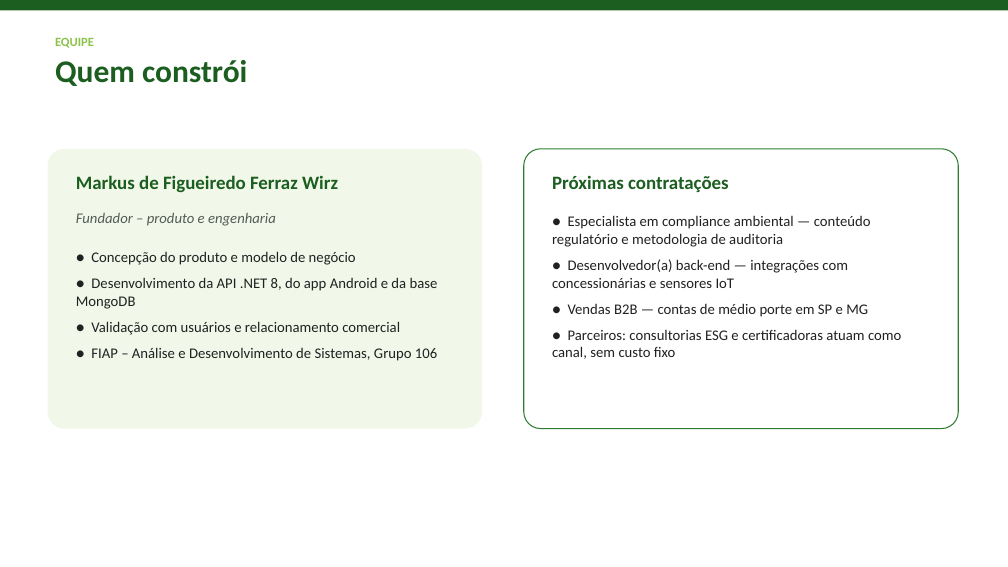
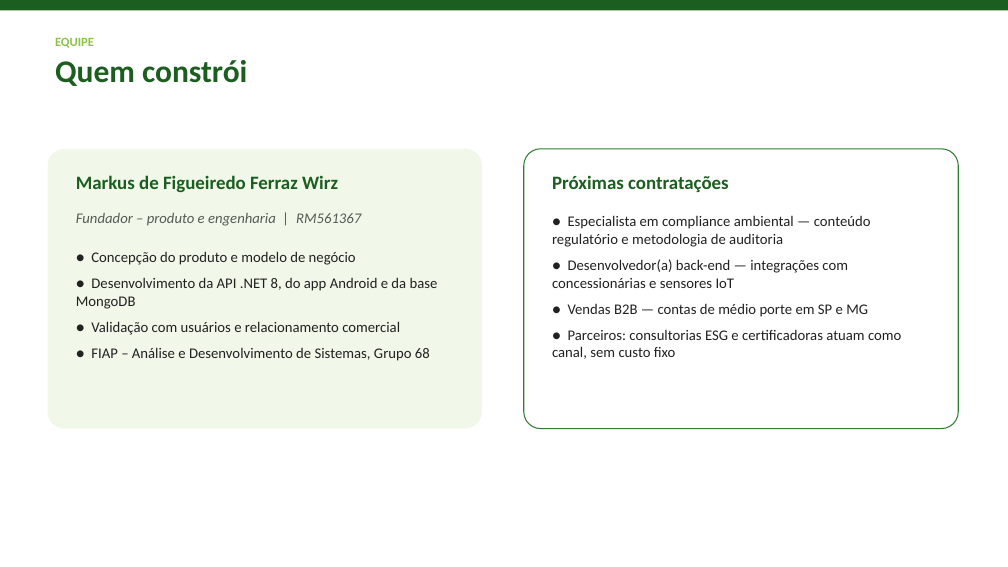
Before and after one commit to mde-figu/aspcore8, a slide deck: slide 12 of docs/EcoTracker_Pitch.pptx. Drawn at 1008x567 pixels with LibreOffice and Linux fonts; fonts in the diff are those of the drawing. Boxes give left, top, right and bottom in pixels: in the first picture for what was removed or moved away, otherwise in the second. Text is boxed around its words. In the diff, an @@ line names an element or a change of style, - is before the commit and + after.

Commit message:
docs: corrige grupo (68) e RM no pitch

```diff
--- a/docs/EcoTracker_Pitch.pptx
+++ b/docs/EcoTracker_Pitch.pptx
@@ text at <box>76,213,361,226</box>: text changed @@
-Fundador – produto e engenharia
+Fundador – produto e engenharia | RM561367
@@ text at <box>91,347,430,361</box>: text changed @@
-● FIAP – Análise e Desenvolvimento de Sistemas, Grupo 106
+● FIAP – Análise e Desenvolvimento de Sistemas, Grupo 68
```
Also in this commit, not shown: 2 other slides changed, 1 other file.
